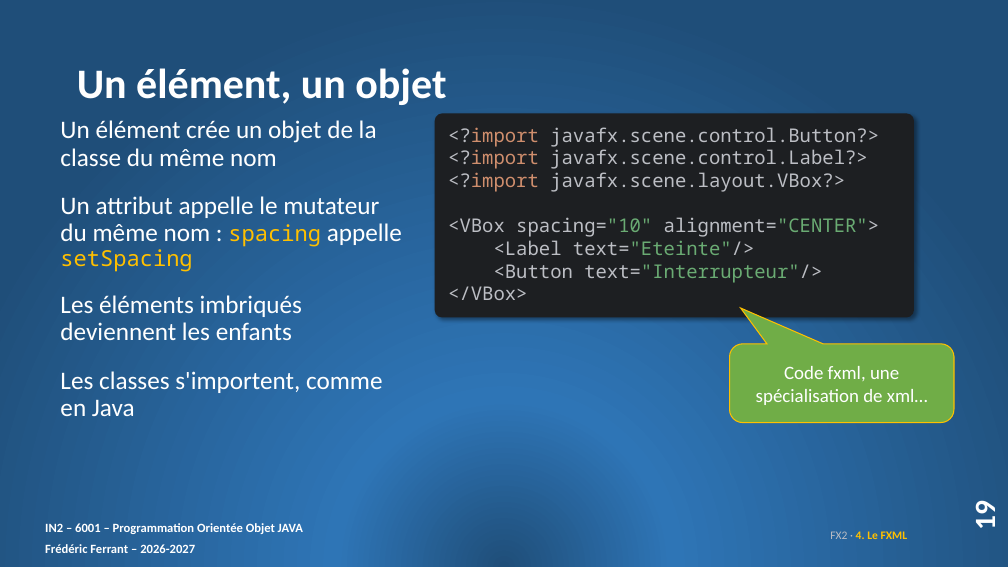
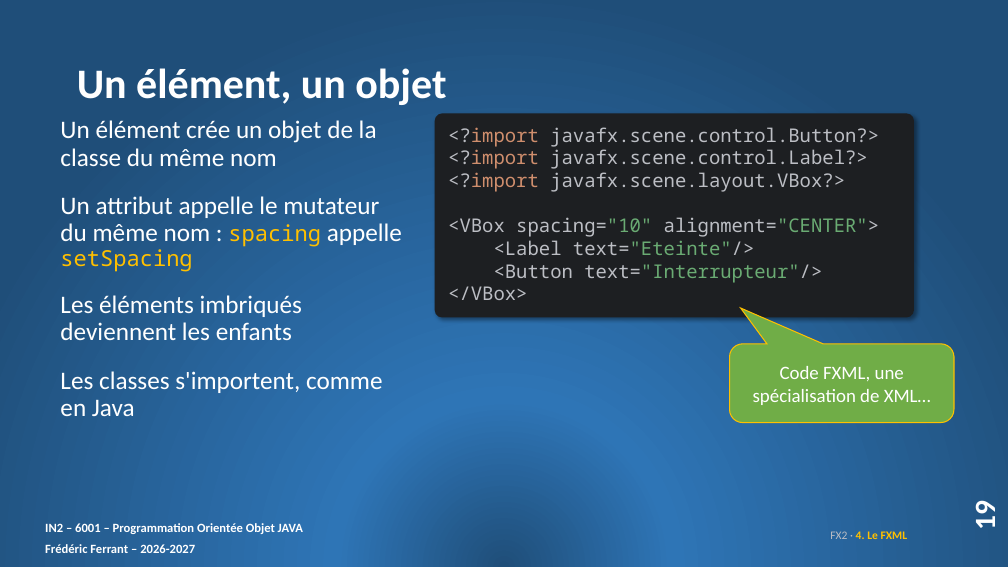
Before and after one commit to ferrantbe/ExercicesJavaClaude, a slide deck: slide 19 of _slides/remanies/14. FX2_slides.pptx. Drawn at 1008x567 pixels with LibreOffice and Linux fonts; fonts in the diff are those of the drawing. Boxes give left, top, right and bottom in pixels: in the first picture for what was removed or moved away, otherwise in the second. Text is boxed around its words. In the diff, an @@ line names an element or a change of style, - is before the commit and + after.

```diff
--- a/_slides/remanies/14. FX2_slides.pptx
+++ b/_slides/remanies/14. FX2_slides.pptx
@@ text in rounded speech box at <box>753,366,931,405</box>: text changed @@
-Code fxml, une spécialisation de xml…
+Code FXML, une spécialisation de XML…
```
Also in this commit, not shown: 1 other slide changed, 8 other files.
